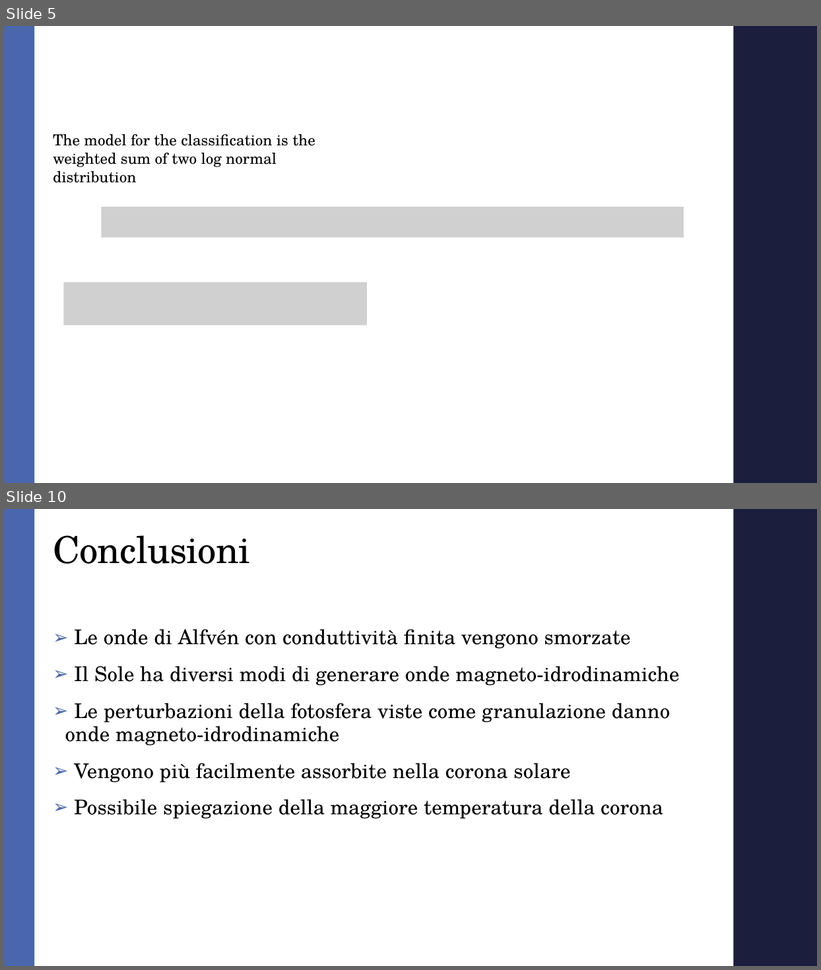
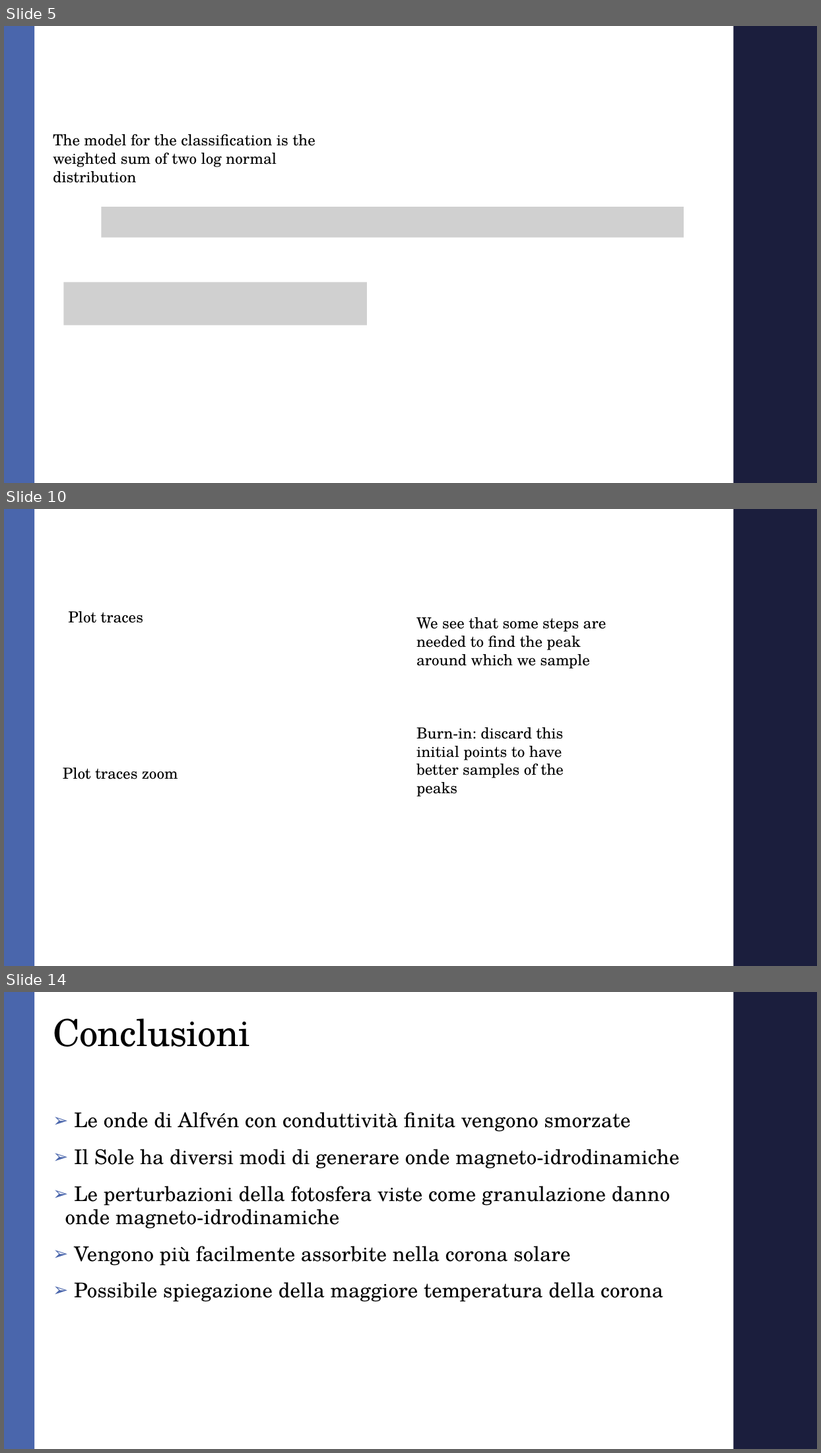
Before and after one commit to AndreaMarcone01/Bayesian_exam, a slide deck: Seminar.pptx. Shown one above the other, each under a label of ours: slides 5 and 10 before the commit, slides 5, 10 and 14 after it; the slides between them are not shown. The pictures are 821x970 and 821x1453 pixels, drawn with LibreOffice and Linux fonts; fonts in the diff are those of the drawing; grey boxes stand for pictures; background and template pictures are left out. Boxes give left, top, right and bottom in pixels: in the first picture for what was removed or moved away, otherwise in the second. Text is boxed around its words. In the diff, an @@ line names an element or a change of style, - is before the commit and + after.

Commit message:
pause 27/03: Gibbs posterior analysis done, find right steps

```diff
--- a/Seminar.pptx
+++ b/Seminar.pptx
@@ slide 10 added at (x1=4, y1=509, x2=817, y2=966), background #FFFFFF; not listed: 2 template elements that a slide beside it also shows @@
@@ text added at (x1=68, y1=611, x2=143, y2=623), 18 pt, text #000000 @@
+Plot traces
@@ text added at (x1=416, y1=617, x2=607, y2=669), 18 pt, text #000000 @@
+We see that some steps are needed to find the peak around which we sample
@@ text added at (x1=416, y1=727, x2=564, y2=797), 18 pt, text #000000 @@
+Burn-in: discard this initial points to have better samples of the peaks
@@ text added at (x1=63, y1=768, x2=178, y2=780), 18 pt, text #000000 @@
+Plot traces zoom
@@ what was slide 10 is now slide 14 @@
```
Also in this commit, not shown: 2 slides changed, 4 other slides added, 1 slide removed, 16 other files.
